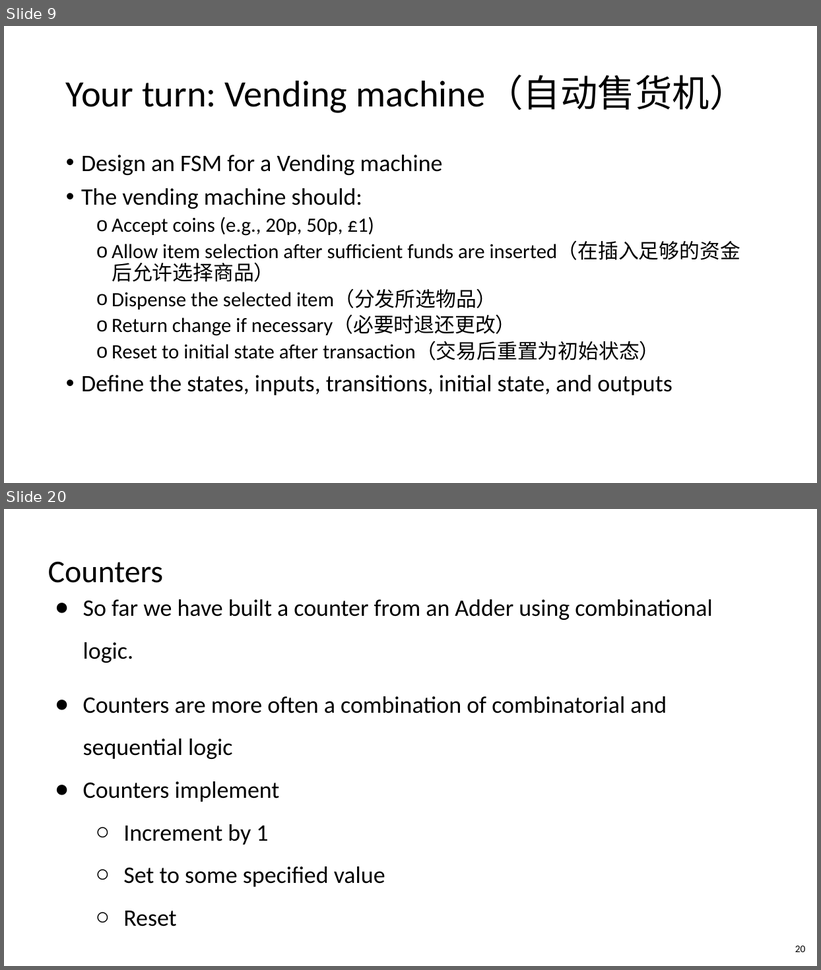
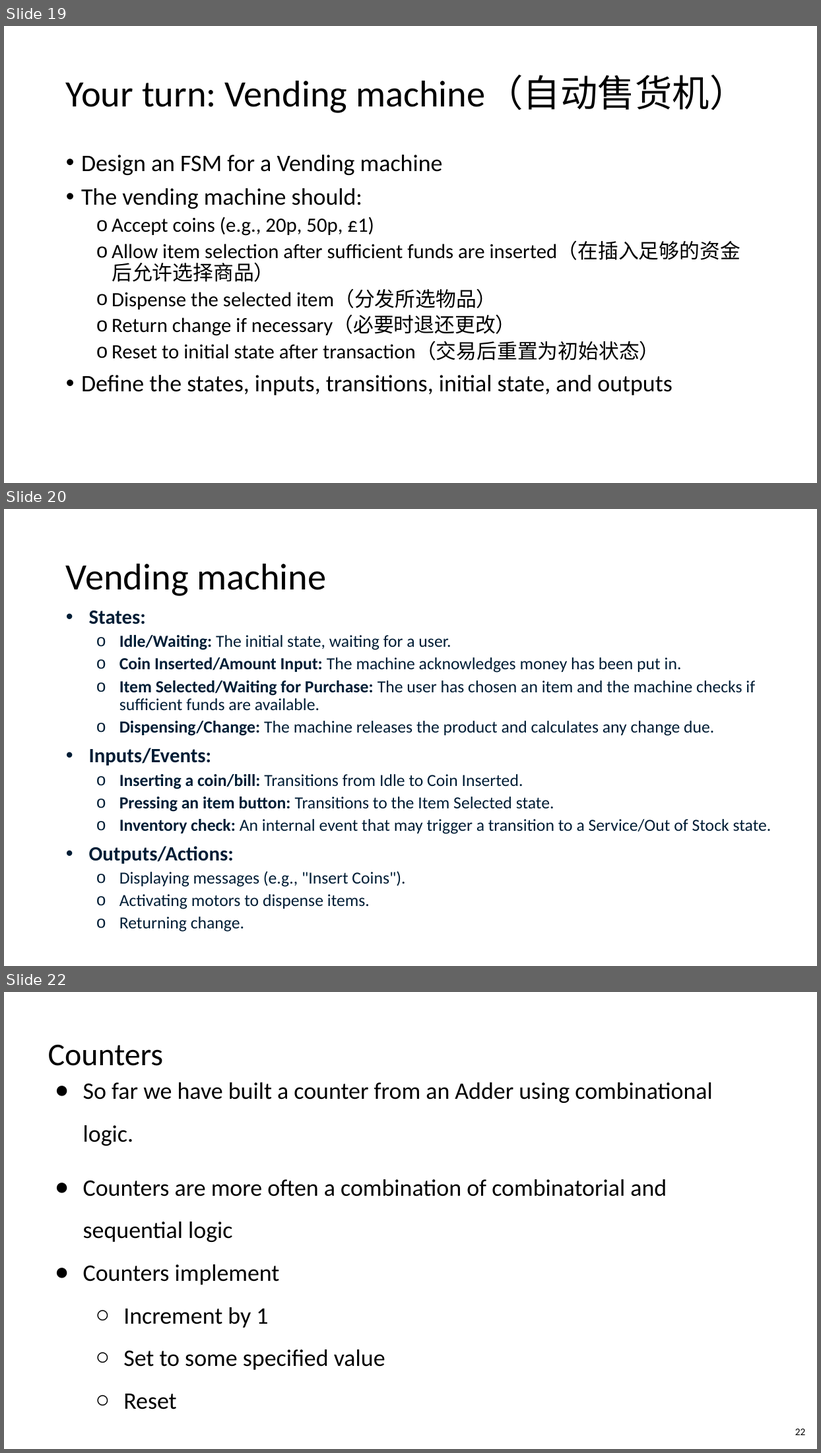
Before and after one commit to vcboy1/Leeds, a slide deck: 26fall/1860/Lecture/Week1.8/Lec 1.8.1 Designing Sequential logic circuits.pptx. Shown one above the other, each under a label of ours: slides 9 and 20 before the commit, slides 19, 20 and 22 after it; the slides between them are not shown. The pictures are 821x970 and 821x1453 pixels, drawn with LibreOffice and Linux fonts; fonts in the diff are those of the drawing. Boxes give left, top, right and bottom in pixels: in the first picture for what was removed or moved away, otherwise in the second. Text is boxed around its words. In the diff, an @@ line names an element or a change of style, - is before the commit and + after.

```diff
--- a/26fall/1860/Lecture/Week1.8/Lec 1.8.1 Designing Sequential logic circuits.pptx
+++ b/26fall/1860/Lecture/Week1.8/Lec 1.8.1 Designing Sequential logic circuits.pptx
@@ slide 20 added at [4,509,817,966], background #FFFFFF @@
@@ title added at [66,563,326,596], 44 pt, text #000000 @@
+Vending machine
@@ text added at [89,610,772,887], 20 pt, text #001D35 @@
+• States:
+  o Idle/Waiting: The initial state, waiting for a user.
+  o Coin Inserted/Amount Input: The machine acknowledges money has been put in.
+  o Item Selected/Waiting for Purchase: The user has chosen an item and the machine checks if sufficient funds are available.
+  o Dispensing/Change: The machine releases the product and calculates any change due.
+• Inputs/Events:
+  o Inserting a coin/bill: Transitions from Idle to Coin Inserted.
+  o Pressing an item button: Transitions to the Item Selected state.
+  o Inventory check: An internal event that may trigger a transition to a Service/Out of Stock state.
+• Outputs/Actions:
+  o Displaying messages (e.g., "Insert Coins").
+  o Activating motors to dispense items.
+  o Returning change.
@@ what was slide 9 is now slide 19 @@
@@ what was slide 20 is now slide 22 @@
@@ page number at [795,1429,806,1436]: text changed @@
-20
+22
```
Also in this commit, not shown: 4 slides changed, 9 other slides added, 7 slides removed, 32 other files.
